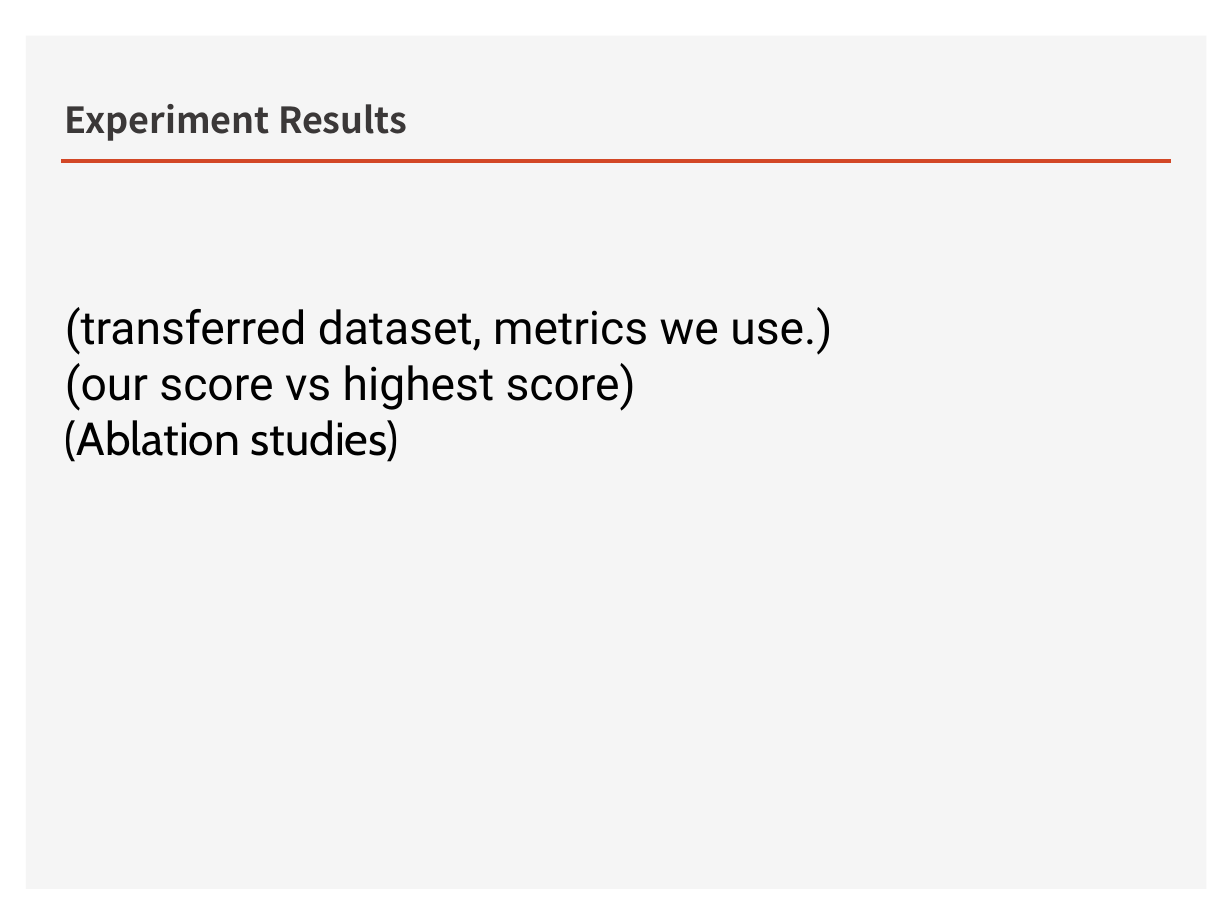
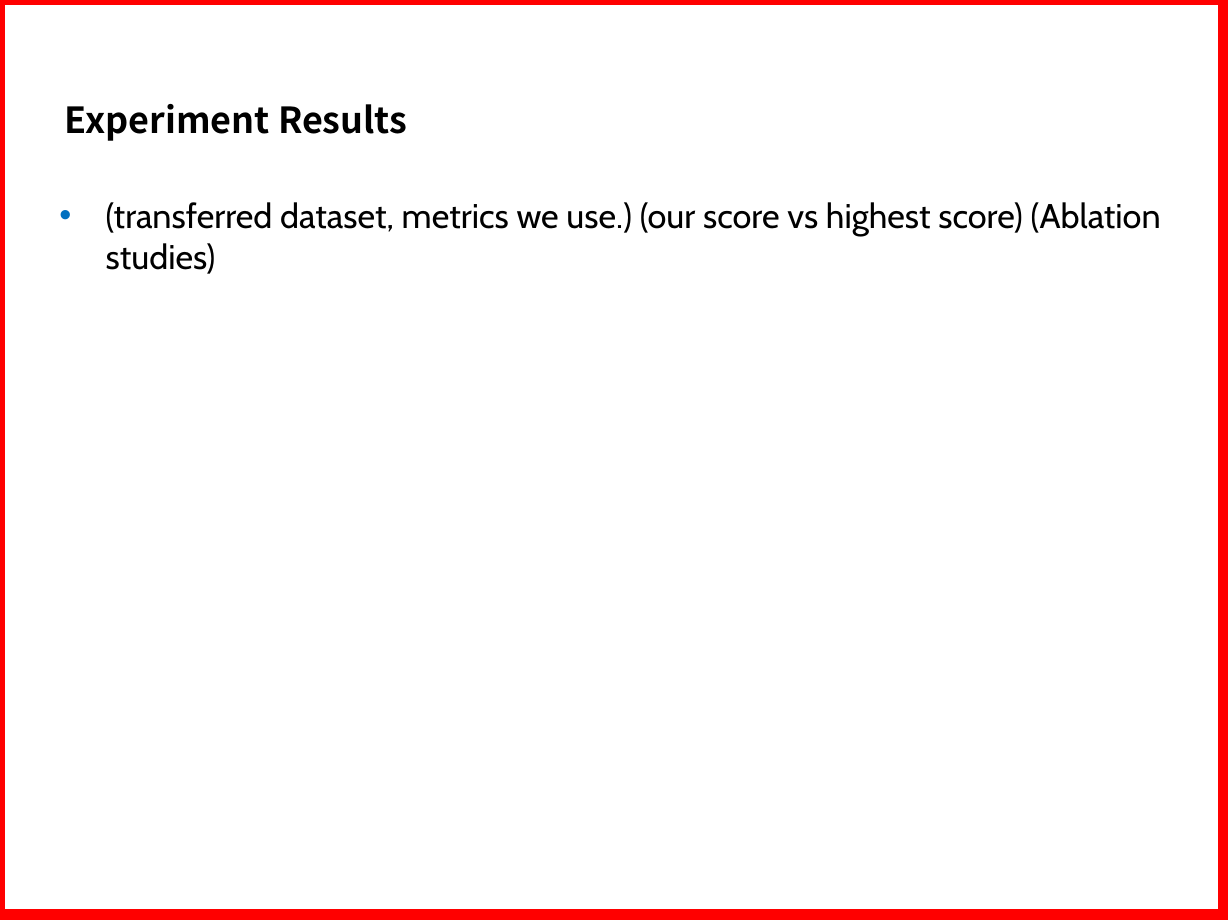
Before and after one commit to kimbold/VRDL_2019, a slide deck: slide 8 of Final project/Final_presentation.pptx. Drawn at 1232x924 pixels with LibreOffice and Linux fonts; fonts in the diff are those of the drawing; background and template pictures are left out. Boxes give left, top, right and bottom in pixels: in the first picture for what was removed or moved away, otherwise in the second. Text is boxed around its words. In the diff, an @@ line names an element or a change of style, - is before the commit and + after.

Commit message:
Update presentation

```diff
--- a/Final project/Final_presentation.pptx
+++ b/Final project/Final_presentation.pptx
@@ rectangle added at box(0, 0, 1223, 914), outline #FF0000 6 pt @@
@@ rectangle removed at box(26, 36, 1206, 890) @@
@@ title "Experiment Results" at box(65, 104, 407, 141): text colour #3B3838 to #000000 @@
@@ line removed from (62, 161) to (1170, 161) @@
@@ text at box(106, 202, 1161, 274): text changed; size 27 to 20 pt; font Roboto to Cabin @@
-(transferred dataset, metrics we use.)
-(our score vs highest score)
-(Ablation studies)
+• (transferred dataset, metrics we use.) (our score vs highest score) (Ablation studies)
```
Also in this commit, not shown: 4 other slides changed, 8 slides added, 10 slides removed, 1 other file.
